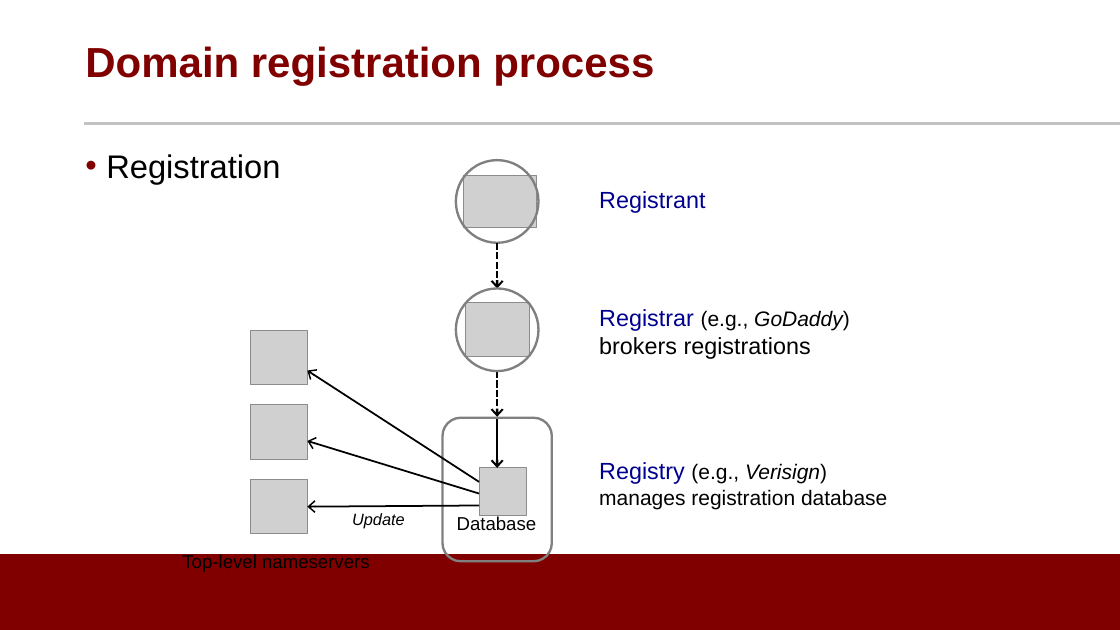
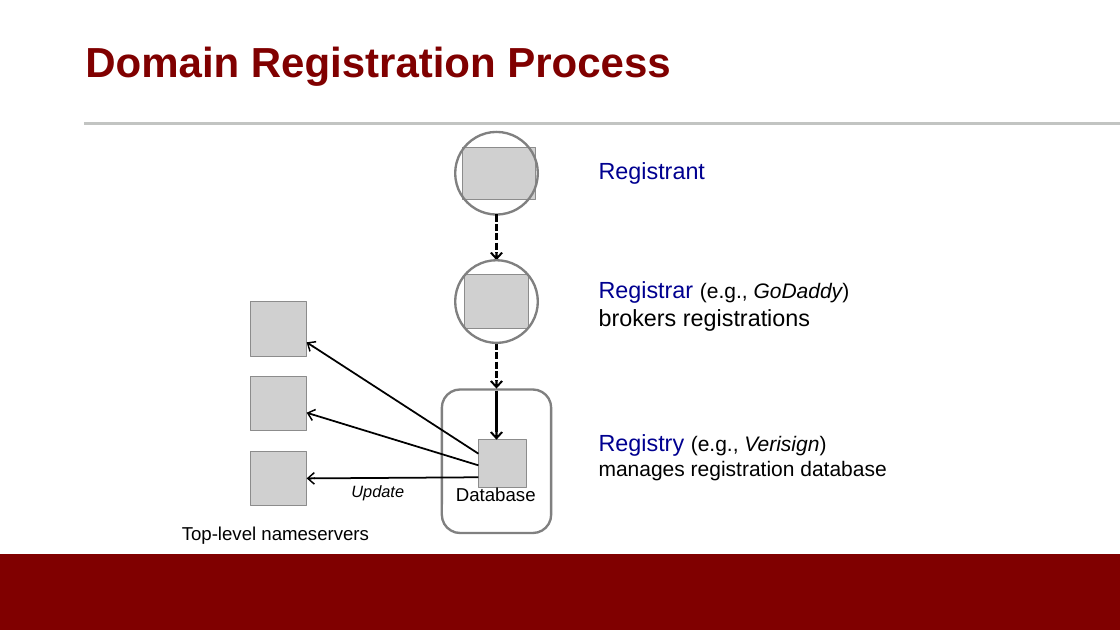
Before and after one commit to noise-lab/ML-Cybersecurity, a slide deck: slide 11 of module-3/ppt/3.2-Supervised Learning.pptx. Drawn at 1120x630 pixels with LibreOffice and Linux fonts; fonts in the diff are those of the drawing; grey boxes stand for pictures; background and template pictures are left out. Boxes give left, top, right and bottom in pixels: in the first picture for what was removed or moved away, otherwise in the second. Text is boxed around its words. In the diff, an @@ line names an element or a change of style, - is before the commit and + after.

```diff
--- a/module-3/ppt/3.2-Supervised Learning.pptx
+++ b/module-3/ppt/3.2-Supervised Learning.pptx
@@ title at <box>85,46,670,86</box>: text changed @@
-Domain registration process
+Domain Registration Process
@@ text removed at <box>106,154,280,184</box> @@
-• Registration
@@ 6 pictures, 6 texts, 6 arrows, 2 ellipses, 1 rounded rectangle: place and size @@
-6 pictures, 6 texts, 6 arrows, 2 ellipses, 1 rounded rectangle at <box>182,160,887,572</box>
+6 pictures, 6 texts, 6 arrows, 2 ellipses, 1 rounded rectangle at <box>182,132,886,544</box>
```
Also in this commit, not shown: 15 other slides changed.
